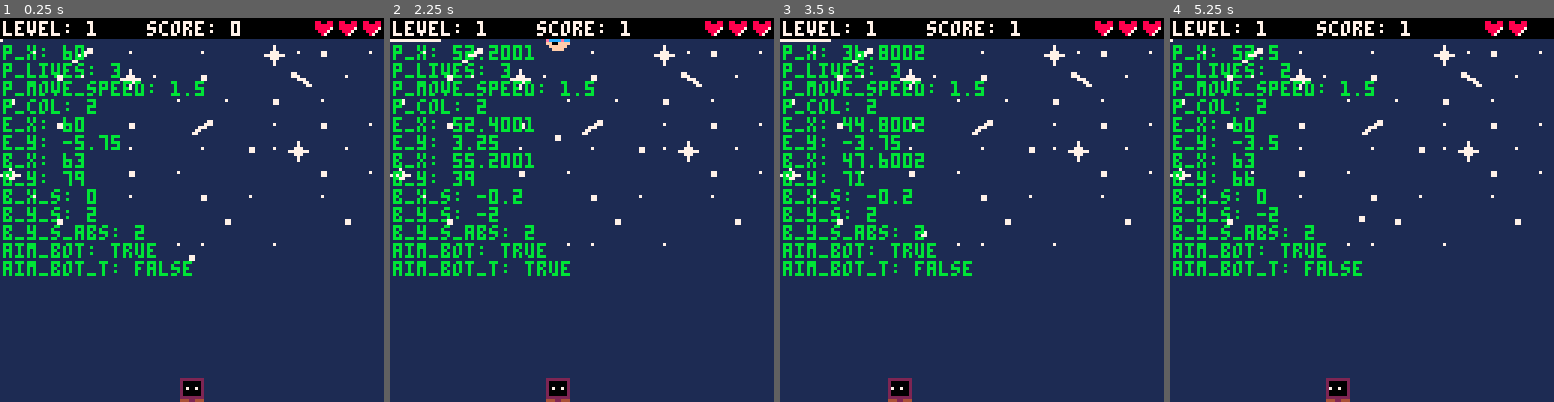
Above: before the commit, frames 1-4 (left to right).
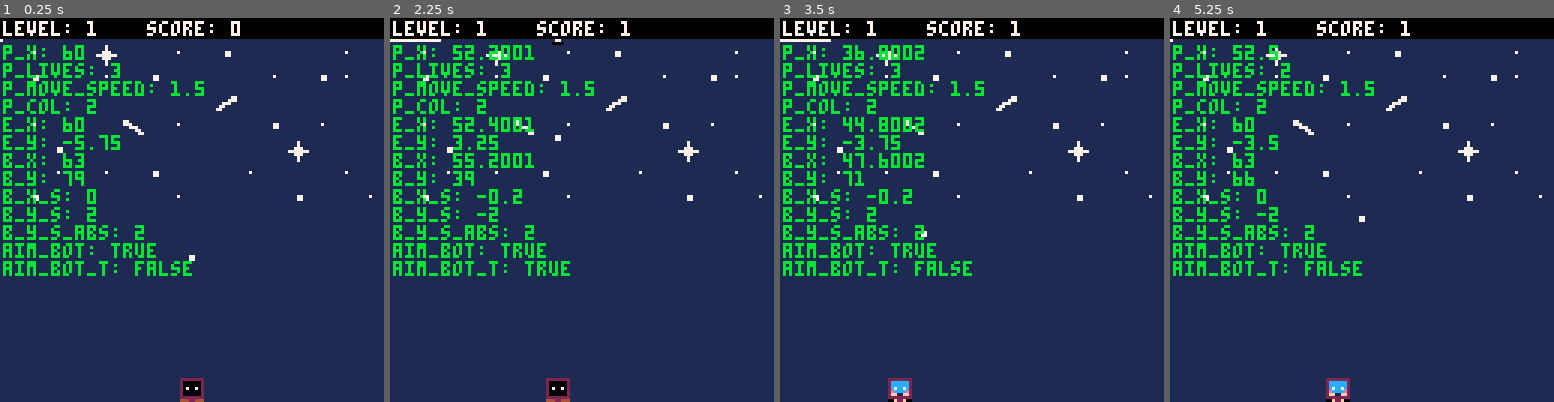
Above: after the commit, the same moments.

Repository: diodemusic/infinipong
Game: PICO-8 cartridge src/infinipong.p8
Same seed, same stepped clock (60 frames per second), same inputs: the game is played once before the commit and once after it.
Inputs:
- Up to frame 1 (0.25 s): no input
- Up to frame 2 (2.25 s): tap X (X key) at 0.33, 1.07, 1.85 s; tap O (Z key) at 0.7, 1.7, 2.1 s; hold Right 1.6-2.1 s; hold Up from 2.15 s (still down)
- Up to frame 3 (3.5 s): release Up at 2.42 s; hold Right 2.47-3.03 s; tap O (Z key) at 2.5, 2.9, 3.3 s; tap X (X key) at 2.97 s; hold Left from 3.08 s (still down)
- Up to frame 4 (5.25 s): release Left at 3.58 s; hold Down 3.63-3.97 s; tap O (Z key) every 0.4 s from 3.7 to 4.9 s; hold Right 4.02-4.68 s; tap X (X key) at 4.08, 5.2 s; hold Up 4.73-5.03 s; hold Left from 5.08 s (still down)

The runs differ from the first frame. In frame 1, 1.8% of the frame differs, in the area x 0-100%, y 0-60%; in frame 2, 1.9%; in frame 3, 1.9%, in the area x 0-100%, y 0-100%; in frame 4, 1.9%.

Commit message:
Flip sprites instead of using two sprites for left/right facing

Diff:
--- a/src/infinipong.p8
+++ b/src/infinipong.p8
@@ -6,14 +6,14 @@
 #include main.lua
 
 __gfx__
-00000000000000000000000000cccc0000cccc0000cccc0000000000000000000000000000000000000000000880088000000000000000000000000000000000
-0000000000000000000000000cccccc00cccccc00cccccc000000000000000000007000000000000000000000888888000000000000000000000000000000000
-000000000000000000000000cccccccccccccccccccccccc00000000000000000007000000000770077000000888887000000000000000000000000000000000
-007007000007007007007000cc7cc7ccccc7cc7cc7cc7ccc00070000000770000077700000007770077700000088870000000000000000000000000000000000
-000000000000000000000000ceccccecccecccceeccccecc00000000000770007777777000777000000777000008700000000000000000000000000000000000
-000000000000000000000000fff00fffffff00ffff00ffff00000000000000000077700007700000000007700000000000000000000000000000000000000000
-0000000000000000000000000ffffff00ffffff00ffffff000000000000000000007000077000000000000770000000000000000000000000000000000000000
-44400444444004444440044400ffff0000ffff0000ffff0000000000000000000007000000000000000000000000000000000000000000000000000000000000
+111111111111111100cccc0000cccc00000000000000000000000000000000000000000008800880000000000000000000000000000000000000000000000000
+10000001100000010cccccc00cccccc0000000000000000000070000000000000000000008888880000000000000000000000000000000000000000000000000
+1000000110000001cccccccccccccccc000000000000000000070000000007700770000008888870000000000000000000000000000000000000000000000000
+1070070110070071cc7cc7ccccc7cc7c000700000007700000777000000077700777000000888700000000000000000000000000000000000000000000000000
+1000000110000001ceccccecccecccce000000000007700077777770007770000007770000087000000000000000000000000000000000000000000000000000
+1000000110000001fff11fffffff11ff000000000000000000777000077000000000077000000000000000000000000000000000000000000000000000000000
+11111111111111110ffffff00ffffff0000000000000000000070000770000000000007700000000000000000000000000000000000000000000000000000000
+444114444441144400ffff0000ffff00000000000000000000070000000000000000000000000000000000000000000000000000000000000000000000000000
 
 
 
@@ -146,82 +146,80 @@
 
 __map__
 0000000000000000000000000000000000000000000000000000000000000000000000000000000000000000000000000000000000000000000000000000000000000000000000000000000000000000000000000000000000000000000000000000000000000000000000000000000000000000000000000000000000000000
-0006000900060000060000080607000600000000000000000000000000000000000000000000000000000000000000000000000000000000000000000000000000000000000000000000000000000000000000000000000000000000000000000000000000000000000000000000000000000000000000000000000000000000
-0000070600080600070000000a00060000000000000000000000000000000000000000000000000000000000000000000000000000000000000000000000000000000000000000000000000000000000000000000000000000000000000000000000000000000000000000000000000000000000000000000000000000000000
-0700000000000006000600070006000000000000000000000000000000000000000000000000000000000000000000000000000000000000000000000000000000000000000000000000000000000000000000000000000000000000000000000000000000000000000000000000000000000000000000000000000000000000
-0000070600070000090000060007000600000000000000000000000000000000000000000000000000000000000000000000000000000000000000000000000000000000000000000000000000000000000000000000000000000000000000000000000000000000000000000000000000000000000000000000000000000000
-0006000000060000060007060800060000000000000000000000000000000000000000000000000000000000000000000000000000000000000000000000000000000000000000000000000000000000000000000000000000000000000000000000000000000000000000000000000000000000000000000000000000000000
-0800000600070006000000000007000600000000000000000000000000000000000000000000000000000000000000000000000000000000000000000000000000000000000000000000000000000000000000000000000000000000000000000000000000000000000000000000000000000000000000000000000000000000
-0006000000060000070006000006000000000000000000000000000000000000000000000000000000000000000000000000000000000000000000000000000000000000000000000000000000000000000000000000000000000000000000000000000000000000000000000000000000000000000000000000000000000000
-0000070000000000000700000000070000000000000000000000000000000000000000000000000000000000000000000000000000000000000000000000000000000000000000000000000000000000000000000000000000000000000000000000000000000000000000000000000000000000000000000000000000000000
-0600000600000006060000060000000000000000000000000000000000000000000000000000000000000000000000000000000000000000000000000000000000000000000000000000000000000000000000000000000000000000000000000000000000000000000000000000000000000000000000000000000000000000
-…(70 lines of a section not shown)…
+0004000006000004000500000000040000000000000000000000000000000000000000000000000000000000000000000000000000000000000000000000000000000000000000000000000000000000000000000000000000000000000000000000000000000000000000000000000000000000000000000000000000000000
+0005000004000500000000040005040000000000000000000000000000000000000000000000000000000000000000000000000000000000000000000000000000000000000000000000000000000000000000000000000000000000000000000000000000000000000000000000000000000000000000000000000000000000
+0400000000000000000700000000000000000000000000000000000000000000000000000000000000000000000000000000000000000000000000000000000000000000000000000000000000000000000000000000000000000000000000000000000000000000000000000000000000000000000000000000000000000000
+0004000400080004000000050004000000000000000000000000000000000000000000000000000000000000000000000000000000000000000000000000000000000000000000000000000000000000000000000000000000000000000000000000000000000000000000000000000000000000000000000000000000000000
+0000050000000000000000000600000000000000000000000000000000000000000000000000000000000000000000000000000000000000000000000000000000000000000000000000000000000000000000000000000000000000000000000000000000000000000000000000000000000000000000000000000000000000
+0000040004000500000004000000040000000000000000000000000000000000000000000000000000000000000000000000000000000000000000000000000000000000000000000000000000000000000000000000000000000000000000000000000000000000000000000000000000000000000000000000000000000000
+0005000000000004000000000500000400000000000000000000000000000000000000000000000000000000000000000000000000000000000000000000000000000000000000000000000000000000000000000000000000000000000000000000000000000000000000000000000000000000000000000000000000000000
+…(70 lines of a section not shown)…
